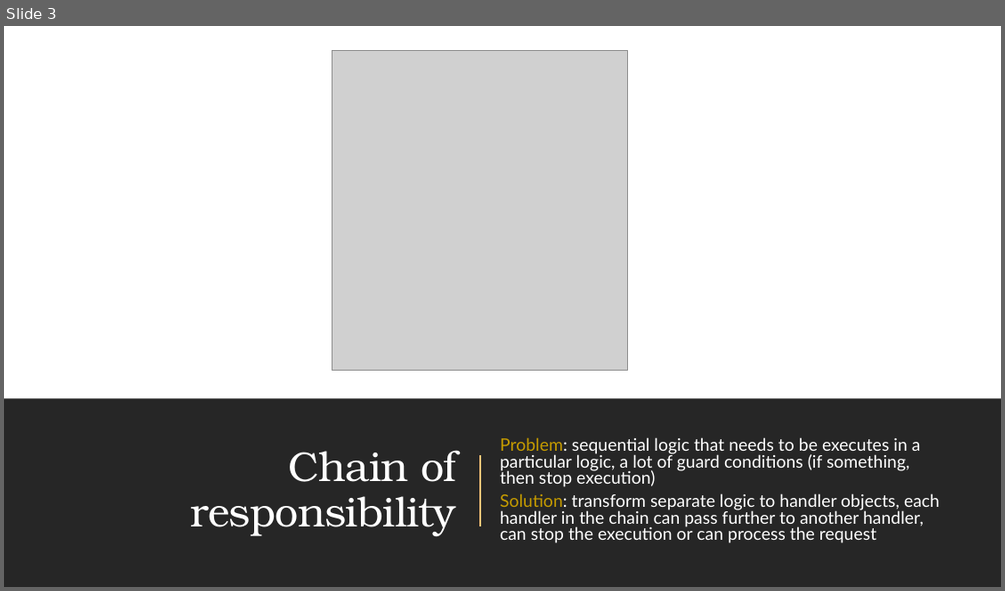
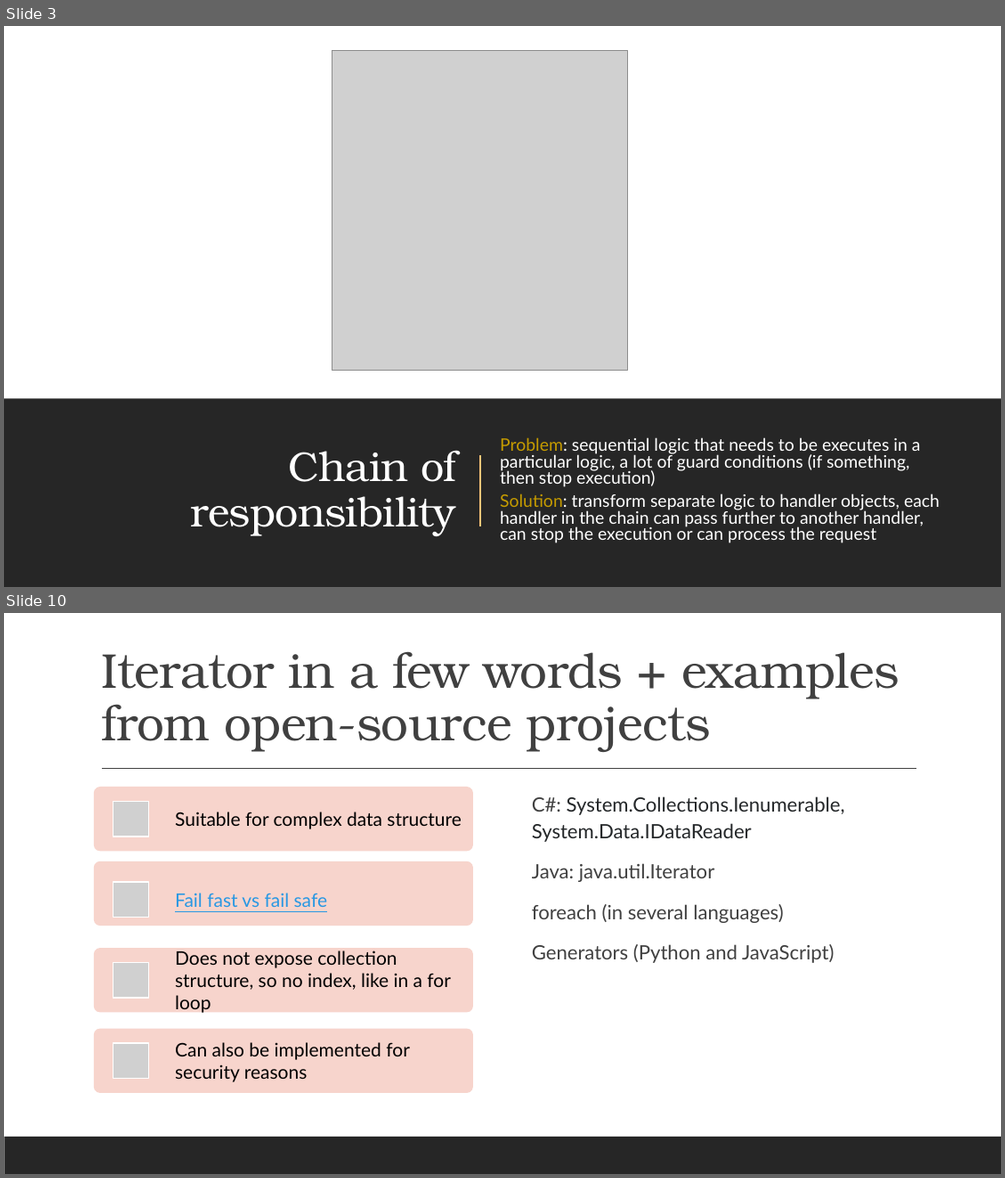
Before and after one commit to amturian/design-patterns, a slide deck: PPT Presentations/DesignPatterns-BehavioralPatterns.pptx. Shown one above the other, each under a label of ours: slide 3 before the commit, slides 3 and 10 after it; the slides between them are not shown. The pictures are 1005x591 and 1005x1178 pixels, drawn with LibreOffice and Linux fonts; fonts in the diff are those of the drawing; grey boxes stand for pictures. Boxes give left, top, right and bottom in pixels: in the first picture for what was removed or moved away, otherwise in the second. Text is boxed around its words. In the diff, an @@ line names an element or a change of style, - is before the commit and + after.

Commit message:
add slides for command, mediator, iterator

```diff
--- a/PPT Presentations/DesignPatterns-BehavioralPatterns.pptx
+++ b/PPT Presentations/DesignPatterns-BehavioralPatterns.pptx
@@ slide 10 added at (4, 613, 1001, 1174), background #FFFFFF @@
@@ title added at (101, 651, 899, 752), 47 pt, text #404040 @@
+Iterator in a few words + examples from open-source projects
@@ line added from (102, 769) to (917, 769), #404040 1 pt @@
@@ text added at (532, 796, 845, 963), 19 pt, text #404040 @@
+  C#: System.Collections.Ienumerable, System.Data.IDataReader
+  Java: java.util.Iterator
+  foreach (in several languages)
+  Generators (Python and JavaScript)
@@ group added at (94, 787, 473, 1093): 4 rounded rectangles, 4 pictures, 4 texts @@
+Suitable for complex data structure
+Fail fast vs fail safe
+Does not expose collection structure, so no index, like in a for loop
+Can also be implemented for security reasons
@@ rectangle added at (4, 1136, 1001, 1174), fill #262626 @@
```
Also in this commit, not shown: 2 slides changed, 3 other slides added.
